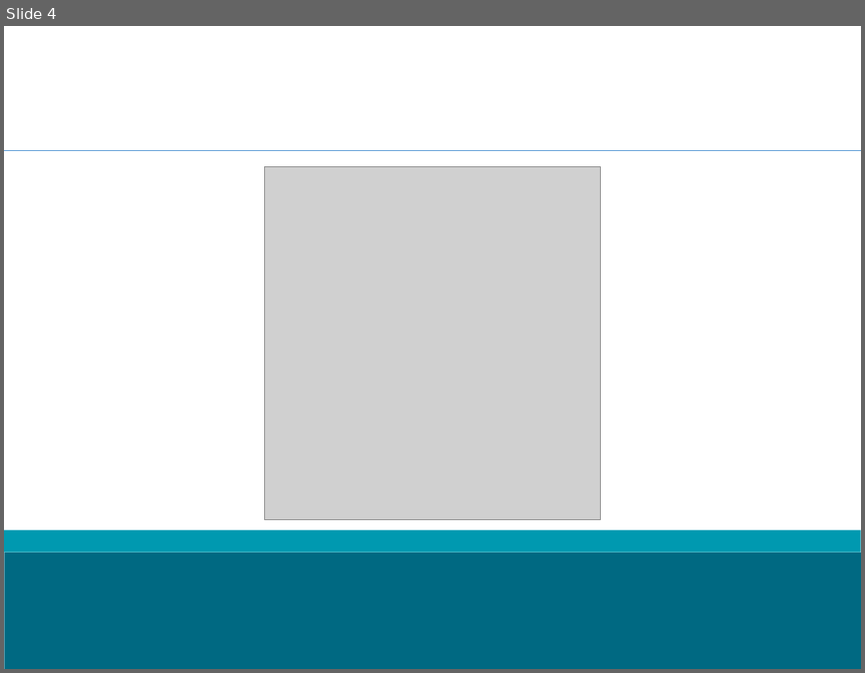
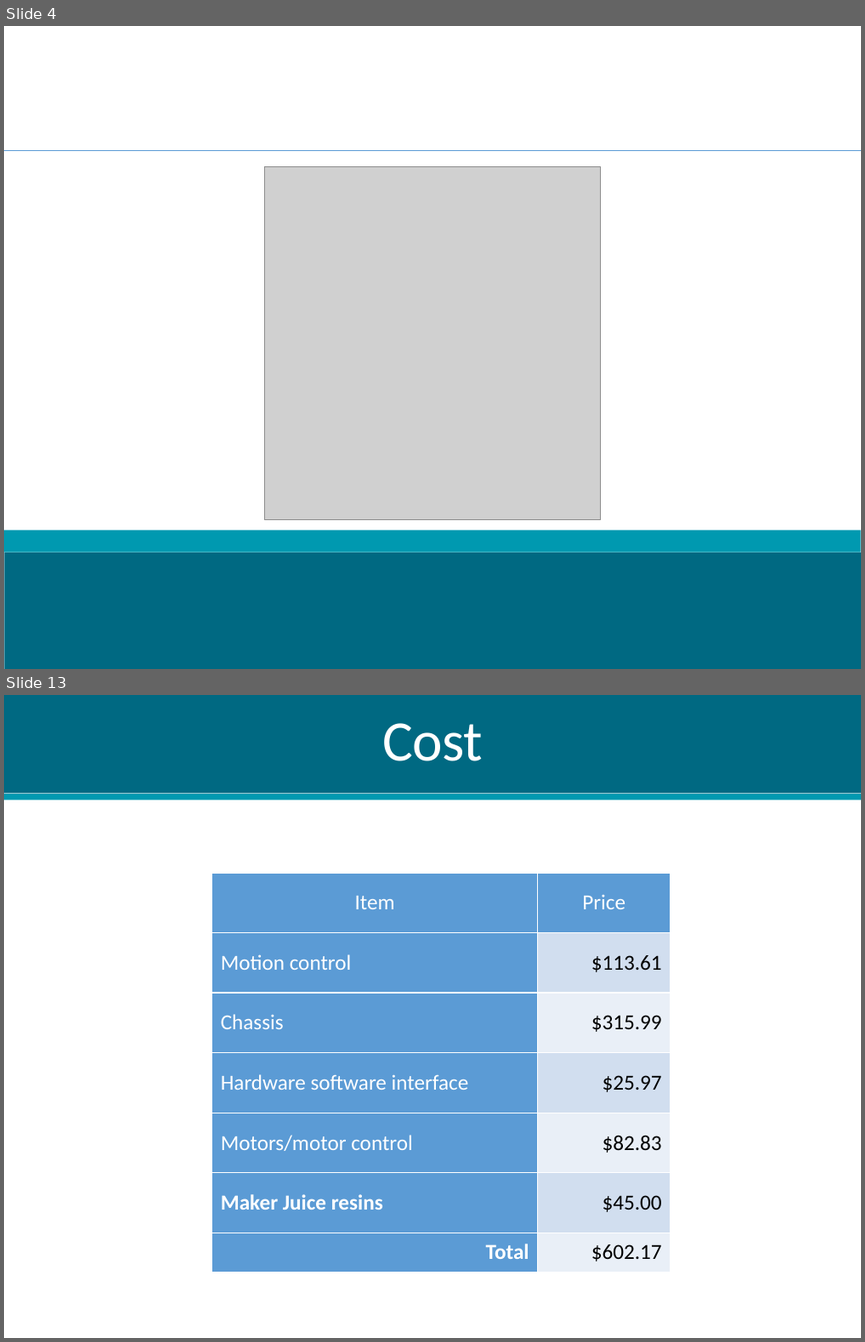
Before and after one commit to dan-olsen/SeniorDesign, a slide deck: Poster/ProjectPAMPoster.pptx. Shown one above the other, each under a label of ours: slide 4 before the commit, slides 4 and 13 after it; the slides between them are not shown. The pictures are 865x673 and 865x1342 pixels, drawn with LibreOffice and Linux fonts; fonts in the diff are those of the drawing; grey boxes stand for pictures. Boxes give left, top, right and bottom in pixels: in the first picture for what was removed or moved away, otherwise in the second. Text is boxed around its words. In the diff, an @@ line names an element or a change of style, - is before the commit and + after.

```diff
--- a/Poster/ProjectPAMPoster.pptx
+++ b/Poster/ProjectPAMPoster.pptx
@@ slide 13 added at <box>4,695,861,1338</box>, background #FFFFFF @@
@@ rectangle added at <box>4,695,861,794</box>, fill #006982 @@
@@ title added at <box>382,723,482,761</box>, 48 pt, text #FFFFFF @@
+Cost
@@ rectangle added at <box>4,794,861,800</box>, fill #0099B0 @@
@@ table added at <box>212,873,670,1271</box>, 7 rows, 2 columns @@
+Item | Price
+Motion control | $113.61
+Chassis | $315.99
+Hardware software interface | $25.97
+Motors/motor control | $82.83
+Maker Juice resins | $45.00
+Total | $602.17
```
Also in this commit, not shown: 10 other slides added.
